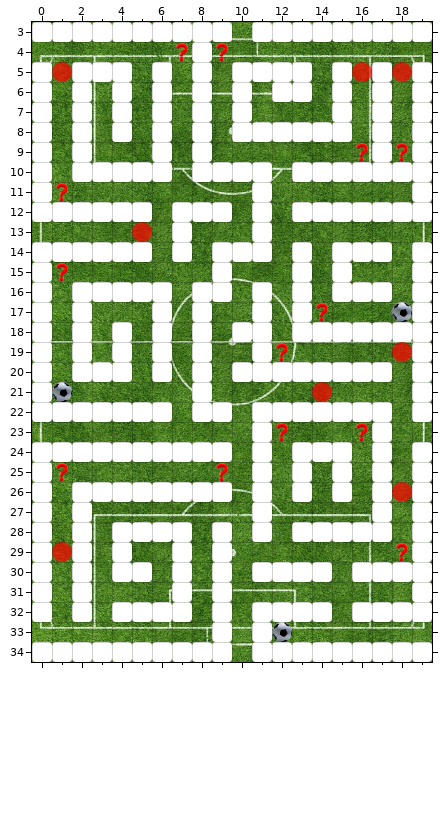
An edit to a level. Tiled map, NamCap_Jerome_Android/assets/tmxFiles/sportTheme/level_2.tmx. The picture above is the old version.
Cells are 32x32 px. Shown: x 0..19, y 3..34. The commit also replaced the tileset; all pictures use the new one.
After:
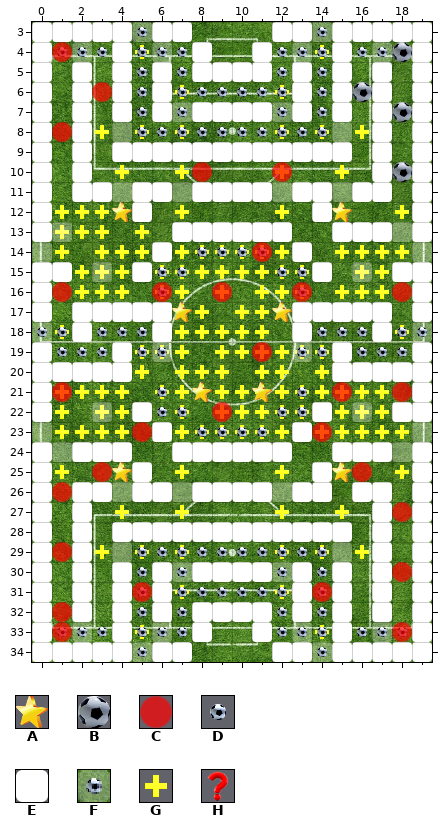
Key: from "level_1": A 647; from "level_2": B 640, C 641, D 642, E 643, F 644, G 645, H 646.
_ is an empty cell, . an unchanged one.
Objects are placed by their top-left corner, in cells (3,4 is the top-left corner of cell 3,4); size is 1x1 cell unless given.
Tiles of an added or newly shown layer are drawn over the layers below it.
See-through tiles are keyed as they look on the map.
Changes in this commit:
--- layer "layerMurs"
@@ x 0..19 @@
- 3 .....E..EE.E..E.....
- 4 _..._......_..._..._
- 5 ...E....._..E.......
- 6 ........E.E.E.......
- 7 ........._._._......
- 8 ....E.E.E.EEEEEE....
- 9 ....__._._______....
-10 ...EEEE.EEEE.EEEE.E.
-11 ..__.__.___..__.__..
-12 .EEEE..EEE.E.E.EEEE.
-13 _.......___._..___._
-14 EEEEEE_E.EEE...EEE.E
-15 ._..._...E...E_E.._.
-16 ..EEEEE.EE.E.E.EEE..
-17 ...___..E..E..____..
-18 E...E...E.EE..EEE.EE
-19 ..E...E.E..E..._....
-20 ._....E.E.EEEEE..._.
-21 ........E...........
-22 .EEEE.E.EE.EEE.EEE_.
-23 ......_....E._...E..
-24 .E...EE..._._EE._...
-25 ....._.....E.E_E.E..
-26 ....E..E.._..._E_...
-27 ...........E........
-28 ........_._._...E...
-29 ....E..E.E......._..
-30 .....E_E_._.E.E_E.E.
-31 ...._._E.E..._._._..
-32 .....E.E_._.E.E_E.E.
-33 _..._..._E....._..._
-34 .....E..EE.E..E.....
+ 3 ....._..__._.._.....
+ 4 E...E......E...E...E
+ 5 ..._.....E.._.......
+ 6 ........_._._.......
+ 7 .........E.E.E......
+ 8 ...._._._.______....
+ 9 ....EE.E.EEEEEEE....
+10 ...____.____.____._.
+11 ..EE.EE.EEE..EE.EE..
+12 .____..___._._.____.
+13 E.......EEE.E..EEE.E
+14 ______E_.___...___._
+15 .E...E..._..._E_..E.
+16 .._____.__._._.___..
+17 ...EEE.._.._..EEEE..
+18 _..._..._.__..___.__
+19 .._..._._.._...E....
+20 .E...._._._____...E.
+21 ........_...........
+22 .____._.__.___.___E.
+23 ......E...._.E..._..
+24 ._...__...E.E__.E...
+25 .....E....._._E_._..
+26 ...._.._..E...E_E...
+27 ..........._........
+28 ........E.E.E..._...
+29 ...._.._._.......E..
+30 ....._E_E.E._._E_._.
+31 ....E.E_._...E.E.E..
+32 ....._._E.E._._E_._.
+33 E...E...E_.....E...E
+34 ....._..__._.._.....
--- layer "layerIntersections" (now shown)
@@ x 5..14 @@
- 4 _........_
+ 4 G........G
@@ x 7..12 @@
- 6 _...._
+ 6 G....G
@@ x 3..16 @@
- 8 _._._...._._._
+ 8 G.G.G....G.G.G
@@ x 4..15 @@
-10 _.._...._.._
+10 G..G....G..G
@@ x 1..18 @@
-12 ___..._...._....._
-13 ___._.............
-14 _.___.______..____
-15 .___.________..__.
-16 .___.__._.___.___.
-17 ......._.__.......
-18 _....._____......_
-19 ....___.______....
-20 ...._.___.__._....
-21 ____.__._________.
-22 _.__.._._____.___.
-23 ____..______._____
+12 GGG...G....G.....G
+13 GGG.G.............
+14 G.GGG.GGGGGG..GGGG
+15 .GGG.GGGGGGGG..GG.
+16 .GGG.GG.G.GGG.GGG.
+17 .......G.GG.......
+18 G.....GGGGG......G
+19 ....GGG.GGGGGG....
+20 ....G.GGG.GG.G....
+21 GGGG.GG.GGGGGGGGG.
+22 G.GG..G.GGGGG.GGG.
+23 GGGG..GGGGGG.GGGGG
@@ x 1..18 @@
-25 _....._...._....._
+25 G.....G....G.....G
@@ x 4..15 @@
-27 _.._...._.._
+27 G..G....G..G
@@ x 3..16 @@
-29 _._._...._._._
+29 G.G.G....G.G.G
@@ x 7..12 @@
-31 _...._
+31 G....G
@@ x 5..14 @@
-33 _........_
+33 G........G
--- layer "layerPonts" (now shown)
@@ x 2..17 @@
- 3 ..._........_...
- 4 _..._...._._..._
+ 3 ...F........F...
+ 4 F...F....F.F...F
@@ x 4..15 @@
- 7 ..._...._...
- 8 _.........._
+ 7 ...F....F...
+ 8 F..........F
@@ x 4..15 @@
-11 _.._...._.._
+11 F..F....F..F
@@ x 0..19 @@
-13 ._................_.
-14 _.................._
-15 ..._............_...
+13 .F................F.
+14 F..................F
+15 ...F............F...
@@ x 0..19 @@
-18 _.................._
-19 ......_......_......
+18 F..................F
+19 ......F......F......
@@ x 0..19 @@
-22 ..._............_...
-23 _.................._
-24 ._................_.
-25 .............._.....
-26 ...._.._...._.......
+22 ...F............F...
+23 F..................F
+24 .F................F.
+25 ..............F.....
+26 ....F..F....F.......
@@ x 4..15 @@
-29 _.........._
-30 ..._...._...
+29 F..........F
+30 ...F....F...
@@ x 2..17 @@
-33 _..._......_..._
-34 ..._........_...
+33 F...F......F...F
+34 ...F........F...
--- layer "layerObjectSortie" (added)
+A at 4,12
+A at 15,12
+A at 7,17
+A at 12,17
+A at 11,21
+A at 8,21
+A at 4,25
+A at 15,25
--- layer "layerObjectPoints" (now shown)
+D at 5,3
+D at 14,3
+D at 7,4
+D at 6,4
+D at 5,4
+D at 12,4
+D at 13,4
+D at 14,4
+D at 18,4
+D at 17,4
+D at 16,4
+D at 3,4
+D at 2,4
+D at 1,4
+D at 5,5
+D at 7,5
+D at 12,5
+D at 14,5
+D at 5,6
+D at 7,6
+D at 8,6
+D at 9,6
+D at 10,6
+D at 11,6
+D at 12,6
+D at 14,6
+D at 5,7
+D at 7,7
+D at 14,7
+D at 12,7
+D at 5,8
+D at 6,8
+D at 7,8
+D at 14,8
+D at 13,8
+D at 12,8
+D at 11,8
+D at 10,8
+D at 9,8
+D at 8,8
+D at 8,14
+D at 9,14
+D at 10,14
+D at 11,14
+D at 13,15
+D at 6,15
+D at 7,15
+D at 12,15
+D at 13,16
+D at 6,16
+D at 19,18
+D at 18,18
+D at 16,18
+D at 15,18
+D at 14,18
+D at 0,18
+D at 1,18
+D at 3,18
+D at 4,18
+D at 5,18
+D at 18,19
+D at 17,19
+D at 16,19
+D at 14,19
+D at 1,19
+D at 2,19
+D at 3,19
+D at 5,19
+D at 6,19
+D at 13,19
+D at 6,21
+D at 13,21
+D at 6,22
+D at 7,22
+D at 12,22
+D at 13,22
+D at 8,23
+D at 9,23
+D at 10,23
+D at 11,23
+D at 14,29
+D at 13,29
+D at 12,29
+D at 11,29
+D at 10,29
+D at 9,29
+D at 8,29
+D at 7,29
+D at 6,29
+D at 5,29
+D at 14,30
+D at 12,30
+D at 5,30
+D at 7,30
+D at 12,31
+D at 14,31
+D at 5,31
+D at 7,31
+D at 8,31
+D at 9,31
+D at 10,31
+D at 11,31
+D at 12,32
+D at 14,32
+D at 5,32
+D at 7,32
+D at 14,33
+D at 13,33
+D at 12,33
+D at 5,33
+D at 6,33
+D at 7,33
+D at 1,33
+D at 2,33
+D at 3,33
+D at 16,33
+D at 17,33
+D at 18,33
+D at 14,34
+D at 5,34
--- layer "layerObjectPositions" (removed)
-H "surprise" at 7,4
-H "surprise" at 9,4
-C "fantomeStart" at 18,5
-C "fantomeStart" at 16,5
-C "fantomeStart" at 1,5
-H "surprise" at 18,9
-H "surprise" at 16,9
-H "surprise" at 1,11
-C "fantomeStart" at 5,13
-H "surprise" at 1,15
-H "surprise" at 14,17
-B "namCapStart" at 18,17
-H "surprise" at 12,19
-C "fantomeStart" at 18,19
-C "fantomeStart" at 14,21
-B "namCapStart" at 1,21
-H "surprise" at 12,23
-H "surprise" at 16,23
-H "surprise" at 1,25
-H "surprise" at 9,25
-C "fantomeStart" at 18,26
-H "surprise" at 18,29
-B "namCapStart" at 12,33
--- layer "layerObjectStartFantome" (added)
+C at 1,4
+C at 3,6
+C at 1,8
+C at 8,10
+C at 12,10
+C at 11,14
+C at 9,16
+C at 1,16
+C at 18,16
+C at 6,16
+C at 13,16
+C at 11,19
+C at 18,21
+C at 1,21
+C at 15,21
+C at 9,22
+C at 14,23
+C at 5,23
+C at 3,25
+C at 16,25
+C at 1,26
+C at 18,27
+C at 18,30
+C at 5,31
+C at 14,31
+C at 1,32
+C at 1,33
+C at 18,33
--- layer "layerObjectStartNamCap" (added)
+B at 18,4
+B at 16,6
+B at 18,7
+B at 18,10
Boxes around the changes in both pictures, in picture pixels (x1, y1, x2, y2):
changed: (32, 22, 432, 662)
